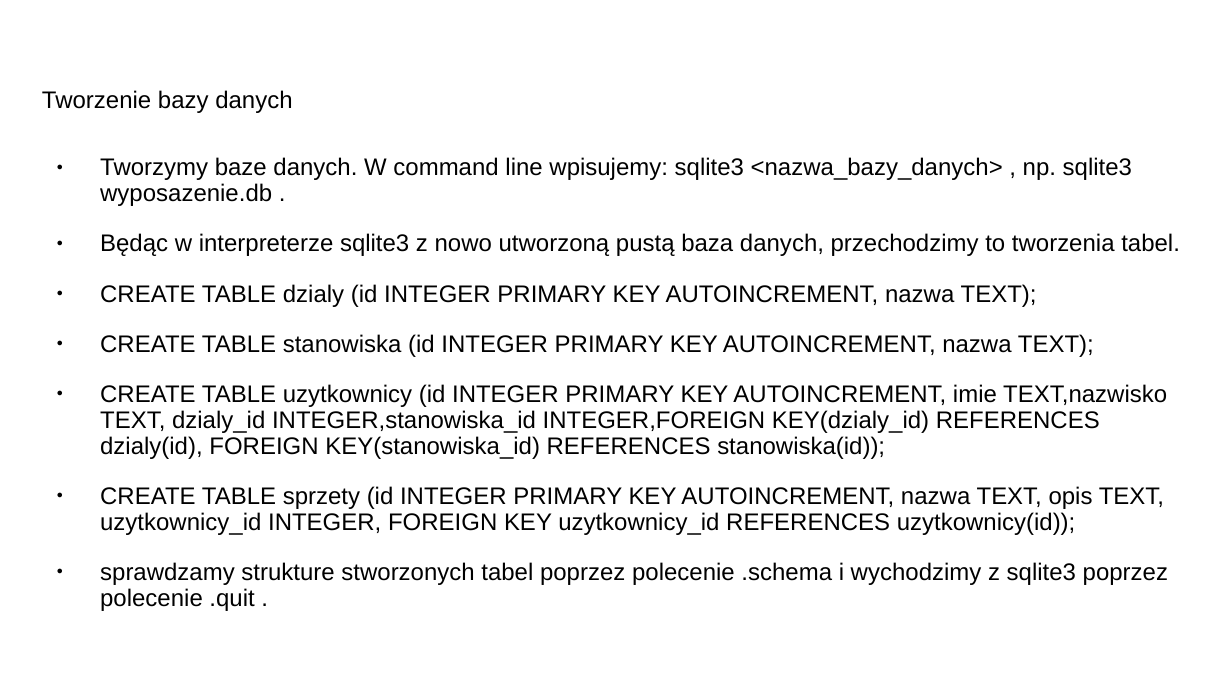
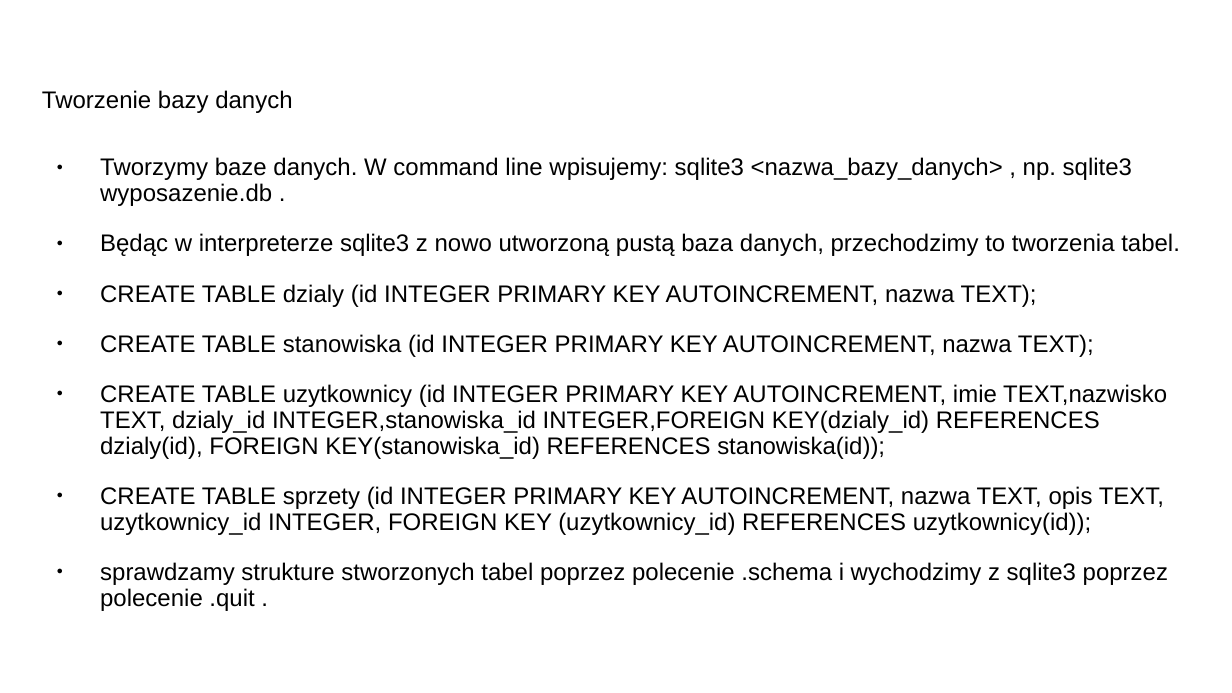
Before and after one commit to PrzemekN/wyposazenie, a slide deck: slide 10 of ProjektBazyDanychWyposazenie.odp. Drawn at 1232x693 pixels with LibreOffice and Linux fonts; fonts in the diff are those of the drawing. Boxes give left, top, right and bottom in pixels: in the first picture for what was removed or moved away, otherwise in the second. Text is boxed around its words. In the diff, an @@ line names an element or a change of style, - is before the commit and + after.

```diff
--- a/ProjektBazyDanychWyposazenie.odp
+++ b/ProjektBazyDanychWyposazenie.odp
@@ text at bbox=[100, 486, 1164, 535]: text changed @@
-● CREATE TABLE sprzety (id INTEGER PRIMARY KEY AUTOINCREMENT, nazwa TEXT, opis TEXT, uzytkownicy_id INTEGER, FOREIGN KEY uzytkownicy_id REFERENCES uzytkownicy(id));
+● CREATE TABLE sprzety (id INTEGER PRIMARY KEY AUTOINCREMENT, nazwa TEXT, opis TEXT, uzytkownicy_id INTEGER, FOREIGN KEY (uzytkownicy_id) REFERENCES uzytkownicy(id));
```
Also in this commit, not shown: 2 other slides changed, 1 other file.
